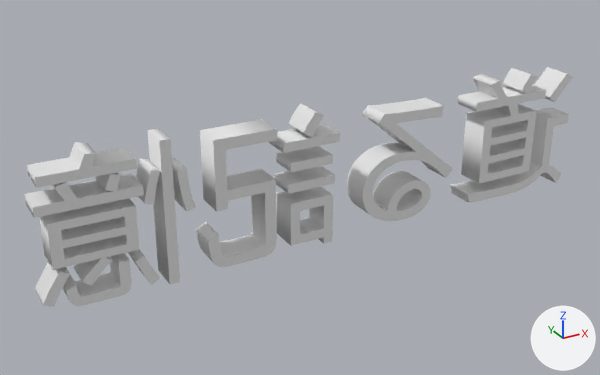
Before and after pictures for a commit that changed the OBJ model project/resources/TitleLogo/TitleLogo.obj.
Camera for both pictures: a 50 mm lens placed at (-2.63, -4.29, 2.16), pointed at (-0.23, 0.07, -0.02). Every picture has the same lights, and +X, +Y and +Z are marked at lower right. The older version comes first. Where no turn or scale is listed for an object, it has been applied to the vertices. Vertices at exactly the same position are counted once.

Before the edit, the objects in view are built like this:
```python
me_テキスト = bpy.data.meshes.new('テキスト')
me_テキスト.from_pydata(...)  # 1940 vertices, 2862 faces; spans x -1.97..1.96, y -0.1..0.1, z -0.38..0.55
ob_テキスト = bpy.data.objects.new('テキスト', me_テキスト)
ob_テキスト.location = (0.0, 0.0, 0.0)
```
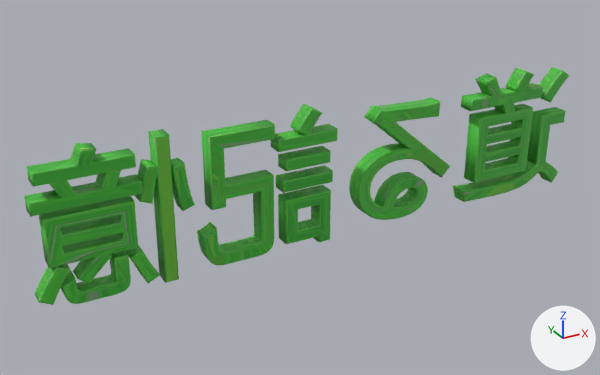
Diff of the bpy script that builds the scene:
```diff
--- a/project/resources/TitleLogo/TitleLogo.obj.py
+++ b/project/resources/TitleLogo/TitleLogo.obj.py
@@ me_テキスト @@
-me_テキスト.from_pydata(...)  # 1940 vertices, 2862 faces; spans x -1.97..1.96, y -0.1..0.1, z -0.38..0.55
+me_テキスト.from_pydata(...)  # 11640 vertices, 12562 faces; spans x -1.98..1.97, y -0.06..0.06, z -0.39..0.56
+# me_テキスト part 1: the loose piece of 534 vertices spanning x 0.14..0.89, y -0.1..0.1, z -0.34..0.45 is rebuilt with 3204 vertices and now spans x 0.13..0.9, y -0.06..0.06, z -0.35..0.47, in mat_マテリアル_003 (picture img_sibafu_png)
+# me_テキスト part 2: the loose piece of 228 vertices spanning x 1.04..1.96, y -0.1..0.1, z -0.37..0.18 is rebuilt with 1368 vertices and now spans x 1.02..1.97, y -0.06..0.06, z -0.38..0.19, in mat_マテリアル_003 (picture img_sibafu_png)
+# me_テキスト part 3: the loose piece of 198 vertices spanning x 1.05..1.69, y -0.1..0.1, z -0.21..0.54 is rebuilt with 1188 vertices and now spans x 1.04..1.7, y -0.06..0.06, z -0.22..0.56, in mat_マテリアル_003 (picture img_sibafu_png)
+# me_テキスト part 4: the loose piece of 190 vertices spanning x -0.96..-0.49, y -0.1..0.1, z -0.36..0.49 is rebuilt with 1140 vertices and now spans x -0.97..-0.47, y -0.06..0.06, z -0.37..0.5, in mat_マテリアル_003 (picture img_sibafu_png)
+# me_テキスト part 5: the loose piece of 174 vertices spanning x -1.83..-1.45, y -0.1..0.1, z -0.37..-0.15 is rebuilt with 1044 vertices and now spans x -1.84..-1.44, y -0.06..0.06, z -0.38..-0.14, in mat_マテリアル_003 (picture img_sibafu_png)
+# me_テキスト part 6: the loose piece of 114 vertices spanning x -1.95..-1.34, y -0.1..0.1, z 0.23..0.4 is rebuilt with 684 vertices and now spans x -1.96..-1.33, y -0.06..0.06, z 0.22..0.41, in mat_マテリアル_003 (picture img_sibafu_png)
+# me_テキスト part 7: the loose piece of 78 vertices spanning x -1.89..-1.39, y -0.1..0.1, z -0.26..0.18 is rebuilt with 468 vertices and now spans x -1.9..-1.38, y -0.06..0.06, z -0.27..0.19, in mat_マテリアル_003 (picture img_sibafu_png)
+# me_テキスト part 8: the loose piece of 60 vertices spanning x -1.91..-1.36, y -0.1..0.1, z 0.4..0.54 is rebuilt with 360 vertices and now spans x -1.92..-1.35, y -0.06..0.06, z 0.39..0.55, in mat_マテリアル_003 (picture img_sibafu_png)
+# me_テキスト part 9: the loose piece of 52 vertices spanning x -1.97..-1.8, y -0.1..0.1, z -0.33..-0.12 is rebuilt with 312 vertices and now spans x -1.98..-1.78, y -0.06..0.06, z -0.35..-0.11, in mat_マテリアル_003 (picture img_sibafu_png)
+# me_テキスト part 10: the loose piece of 52 vertices spanning x 1.73..1.94, y -0.1..0.1, z 0.3..0.5 is rebuilt with 312 vertices and now spans x 1.72..1.95, y -0.06..0.06, z 0.28..0.51, in mat_マテリアル_003 (picture img_sibafu_png)
+# me_テキスト part 11: the loose piece of 52 vertices spanning x -1.13..-1.03, y -0.1..0.1, z 0.07..0.35 is rebuilt with 312 vertices and now spans x -1.14..-1.02, y -0.06..0.06, z 0.06..0.36, in mat_マテリアル_003 (picture img_sibafu_png)
+# me_テキスト part 12: the loose piece of 52 vertices spanning x -0.3..-0.16, y -0.1..0.1, z 0.39..0.55 is rebuilt with 312 vertices and now spans x -0.32..-0.14, y -0.06..0.06, z 0.37..0.56, in mat_マテリアル_003 (picture img_sibafu_png)
+# me_テキスト part 13: the loose piece of 52 vertices spanning x -1.34..-1.23, y -0.1..0.1, z 0.16..0.38 is rebuilt with 312 vertices and now spans x -1.35..-1.22, y -0.06..0.06, z 0.15..0.39, in mat_マテリアル_003 (picture img_sibafu_png)
+# me_テキスト part 14: the loose piece of 52 vertices spanning x -1.42..-1.28, y -0.1..0.1, z -0.35..-0.15 is rebuilt with 312 vertices and now spans x -1.43..-1.26, y -0.06..0.06, z -0.37..-0.13, in mat_マテリアル_003 (picture img_sibafu_png)
+# me_テキスト part 15: the loose piece of 20 vertices spanning x -0.4..-0.08, y -0.1..0.1, z -0.37..-0.03 is rebuilt with 120 vertices and now spans x -0.41..-0.07, y -0.06..0.06, z -0.38..-0.02, in mat_マテリアル_003 (picture img_sibafu_png)
+# me_テキスト part 16: the loose piece of 8 vertices spanning x -0.39..-0.09, y -0.1..0.1, z 0.18..0.24 is rebuilt with 48 vertices and now spans x -0.4..-0.08, y -0.06..0.06, z 0.17..0.25, in mat_マテリアル_003 (picture img_sibafu_png)
+# me_テキスト part 17: the loose piece of 8 vertices spanning x -0.41..-0.07, y -0.1..0.1, z 0.04..0.1 is rebuilt with 48 vertices and now spans x -0.42..-0.06, y -0.06..0.06, z 0.03..0.11, in mat_マテリアル_003 (picture img_sibafu_png)
+# me_テキスト part 18: the loose piece of 8 vertices spanning x -1.22..-1.16, y -0.1..0.1, z -0.38..0.54 is rebuilt with 48 vertices and now spans x -1.23..-1.15, y -0.06..0.06, z -0.39..0.55, in mat_マテリアル_003 (picture img_sibafu_png)
+# me_テキスト part 19: the loose piece of 8 vertices spanning x -0.44..-0.04, y -0.1..0.1, z 0.32..0.38 is rebuilt with 48 vertices and now spans x -0.45..-0.03, y -0.06..0.06, z 0.31..0.39, in mat_マテリアル_003 (picture img_sibafu_png)
+me_テキスト.materials.append(mat_マテリアル_003)  # picture img_sibafu_png
```

What differs and where, as boxes (x1, y1, x2, y2) in the pictures (600 x 375 px):
'テキスト', reshaped, recoloured
    before: (24, 67, 573, 307)
    after: (24, 67, 569, 305)
part 1 of me_テキスト, rebuilt
    before: (347, 97, 453, 221)
    after: (349, 97, 450, 220)
part 2 of me_テキスト, rebuilt
    before: (450, 107, 569, 203)
    after: (453, 107, 565, 202)
part 3 of me_テキスト, rebuilt (7% narrower)
    before: (458, 68, 546, 183)
    after: (461, 68, 543, 183)
part 4 of me_テキスト, rebuilt
    before: (196, 119, 277, 267)
    after: (197, 120, 275, 265)
part 5 of me_テキスト, rebuilt
    before: (63, 253, 132, 306)
    after: (61, 251, 131, 304)
part 6 of me_テキスト, rebuilt
    before: (24, 172, 144, 218)
    after: (24, 170, 142, 217)
part 7 of me_テキスト, rebuilt
    before: (39, 198, 139, 286)
    after: (39, 196, 138, 284)
part 8 of me_テキスト, rebuilt
    before: (27, 142, 137, 188)
    after: (27, 143, 136, 187)
part 9 of me_テキスト, rebuilt (9% shorter)
    before: (35, 262, 70, 307)
    after: (35, 264, 70, 305)
part 10 of me_テキスト, rebuilt
    before: (534, 67, 573, 102)
    after: (539, 67, 569, 102)
part 11 of me_テキスト, rebuilt
    before: (172, 157, 196, 212)
    after: (171, 158, 195, 211)
part 12 of me_テキスト, rebuilt (11% narrower, 9% shorter)
    before: (288, 103, 324, 137)
    after: (290, 104, 322, 135)
part 13 of me_テキスト, rebuilt
    before: (135, 158, 160, 205)
    after: (134, 159, 158, 204)
part 14 of me_テキスト, rebuilt
    before: (128, 249, 160, 285)
    after: (126, 245, 160, 283)
part 15 of me_テキスト, rebuilt (7% narrower)
    before: (276, 186, 333, 246)
    after: (278, 185, 331, 244)
part 16 of me_テキスト, rebuilt (7% narrower)
    before: (276, 146, 333, 172)
    after: (278, 146, 331, 171)
part 17 of me_テキスト, rebuilt (6% narrower)
    before: (274, 166, 335, 194)
    after: (276, 165, 333, 193)
part 18 of me_テキスト, rebuilt
    before: (147, 129, 180, 284)
    after: (148, 129, 179, 283)
part 19 of me_テキスト, rebuilt (6% shorter)
    before: (269, 123, 340, 153)
    after: (271, 124, 338, 152)
